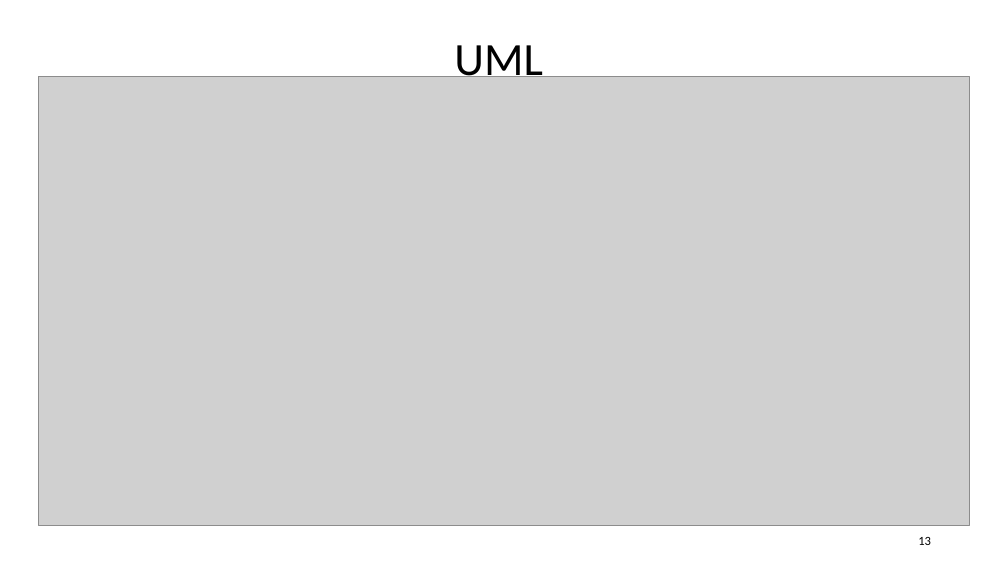
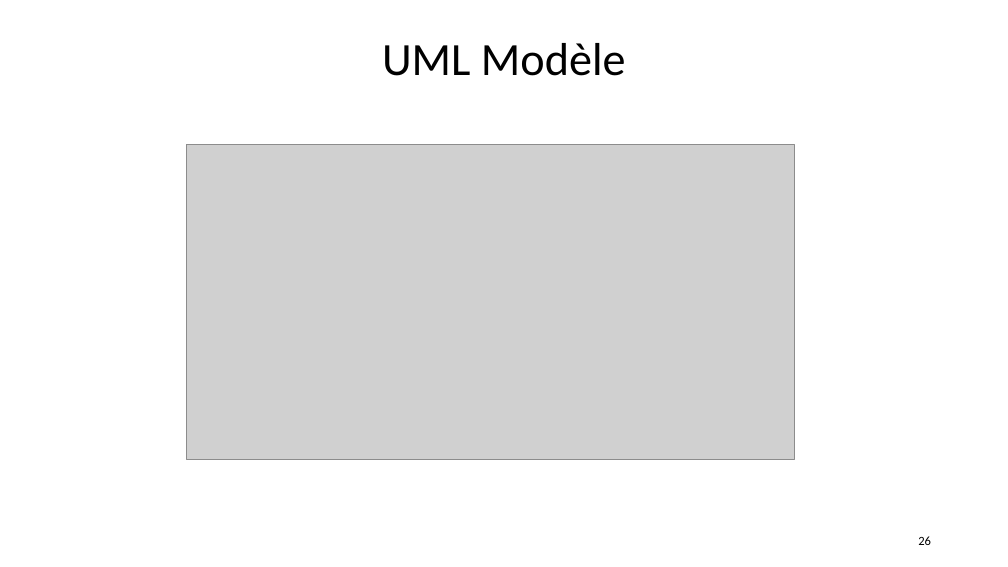
Before and after one commit to andrechico999/https-github.com-emmo78-com.safetynet.alerts, a slide deck: slide 26 of A_Livrables/MOREL_Olivier_4_slides_062022.pptx (slide 13 before the commit). Drawn at 1008x567 pixels with LibreOffice and Linux fonts; fonts in the diff are those of the drawing; grey boxes stand for pictures. Boxes give left, top, right and bottom in pixels: in the first picture for what was removed or moved away, otherwise in the second. Text is boxed around its words. In the diff, an @@ line names an element or a change of style, - is before the commit and + after.

```diff
--- a/A_Livrables/MOREL_Olivier_4_slides_062022.pptx
+++ b/A_Livrables/MOREL_Olivier_4_slides_062022.pptx
@@ title at (382, 43, 626, 76): text changed @@
-UML
+UML Modèle
@@ picture removed at (39, 76, 969, 526) @@
@@ picture added at (187, 144, 795, 459) @@
@@ page number at (918, 536, 931, 545): text changed @@
-13
+26
```
Also in this commit, not shown: 14 other slides changed, 10 slides added, 7 slides removed, 5 other files.
